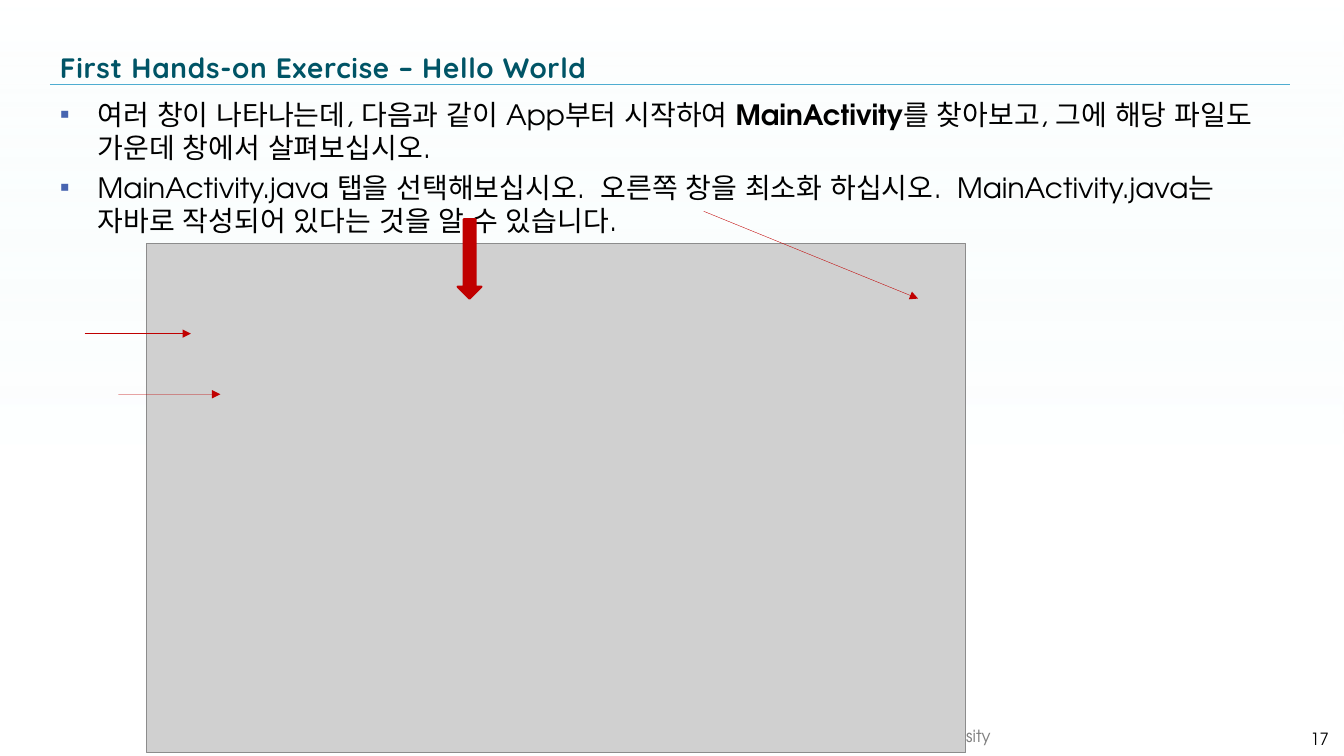
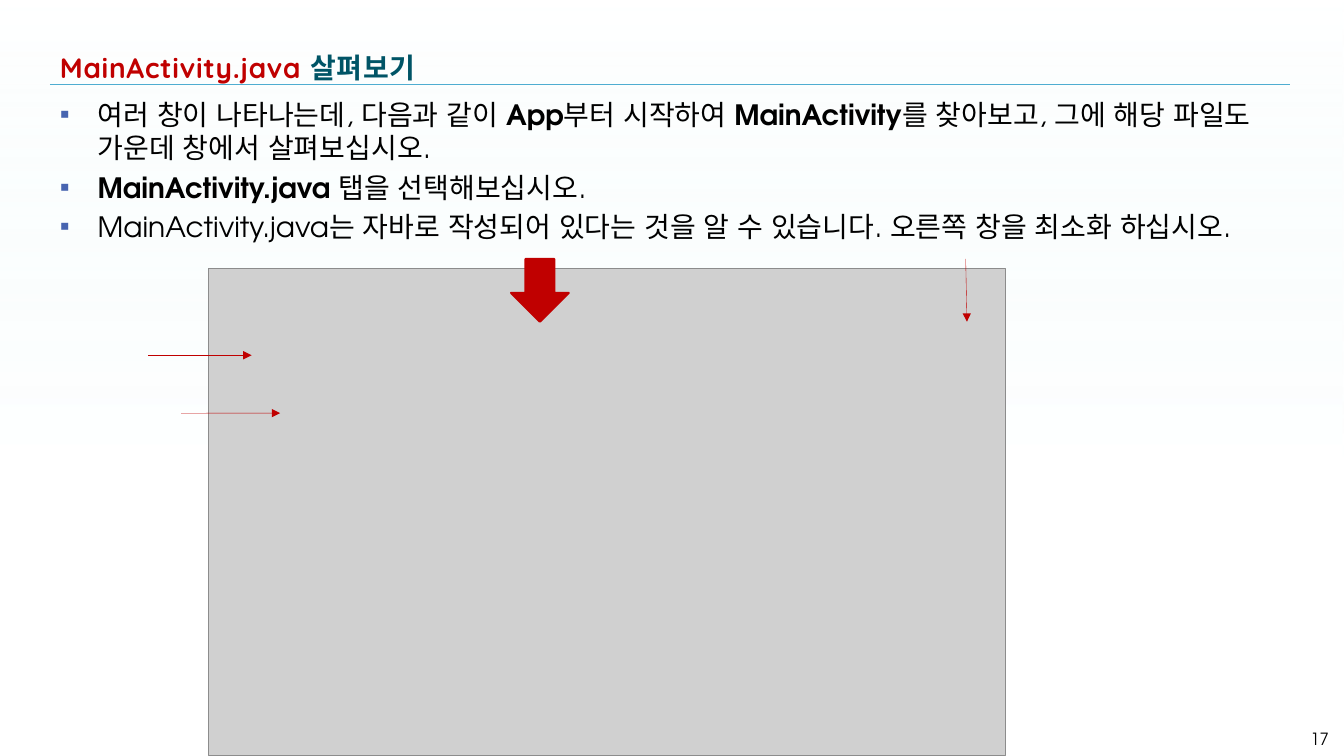
Before and after one commit to idebtor/KOICA-ML, a slide deck: slide 17 of ppt-pdf/template01.pptx. Drawn at 1344x756 pixels with LibreOffice and Linux fonts; fonts in the diff are those of the drawing; grey boxes stand for pictures; background and template pictures are left out. Boxes give left, top, right and bottom in pixels: in the first picture for what was removed or moved away, otherwise in the second. Text is boxed around its words. In the diff, an @@ line names an element or a change of style, - is before the commit and + after.

```diff
--- a/ppt-pdf/template01.pptx
+++ b/ppt-pdf/template01.pptx
@@ title at (60,54,415,85): text changed; text colour gradient #005466 to #005061 to #003E4B to #C00000 @@
-First Hands-on Exercise – Hello World
+MainActivity.java 살펴보기
@@ text at (98,101,1250,161): bold on in "App부터" @@
@@ text at (98,174,1231,243): text changed @@
-▪ MainActivity.java 탭을 선택해보십시오. 오른쪽 창을 최소화 하십시오. MainActivity.java는 자바로 작성되어 있다는 것을 알 수 있습니다.
+▪ MainActivity.java 탭을 선택해보십시오.
+▪ MainActivity.java는 자바로 작성되어 있다는 것을 알 수 있습니다. 오른쪽 창을 최소화 하십시오.
@@ picture: place and size @@
-picture at (147,243,966,753)
+picture at (209,268,1005,756)
@@ down arrow: place and size @@
-down arrow at (458,220,482,299)
+down arrow at (511,259,569,322)
@@ arrow moved from (704, 212) - (919, 298) to (966, 259) - (967, 322) @@
@@ arrow moved from (85, 334) - (191, 334) to (148, 355) - (252, 355) @@
@@ arrow moved from (119, 394) - (221, 394) to (181, 413) - (280, 413) @@
```
Also in this commit, not shown: 6 other slides changed, 12 slides added, 1 other file.
